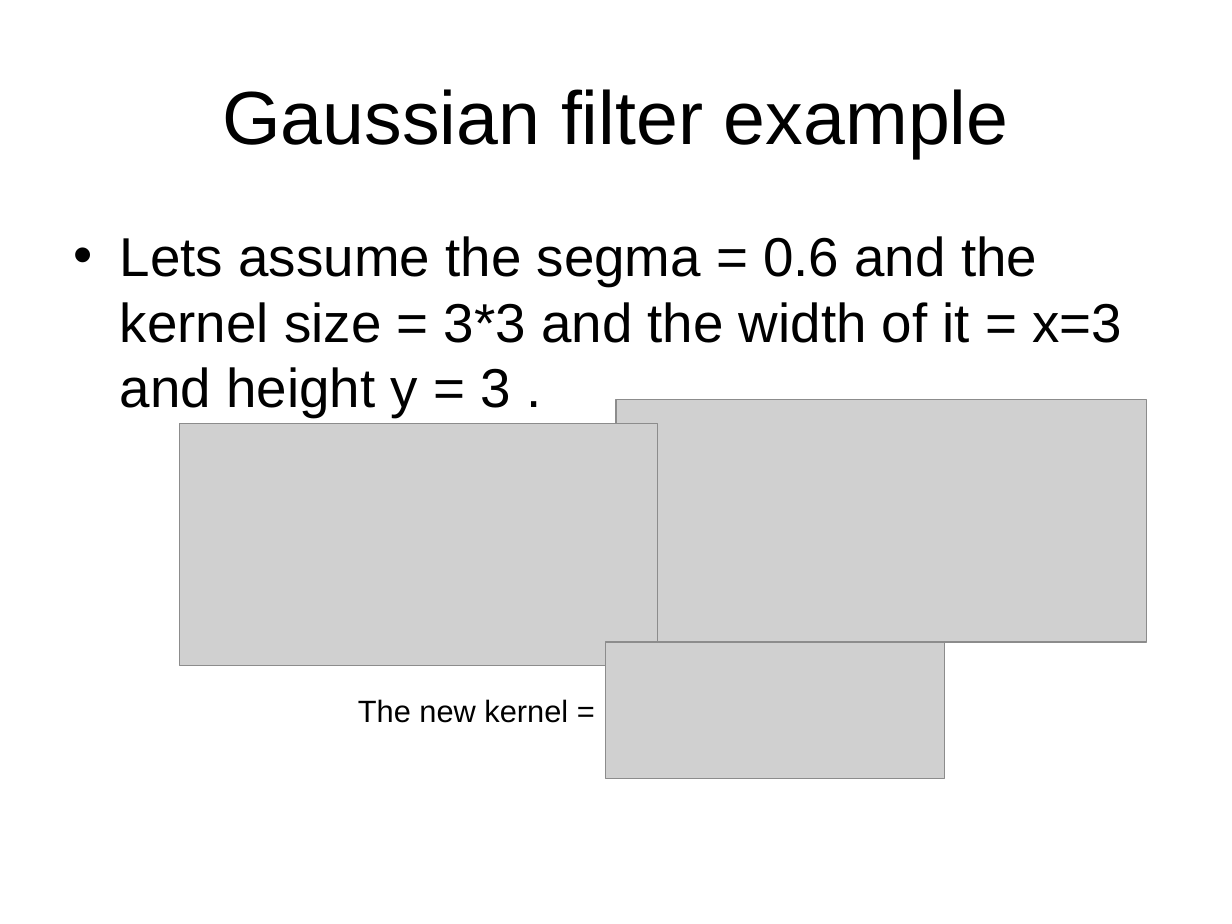
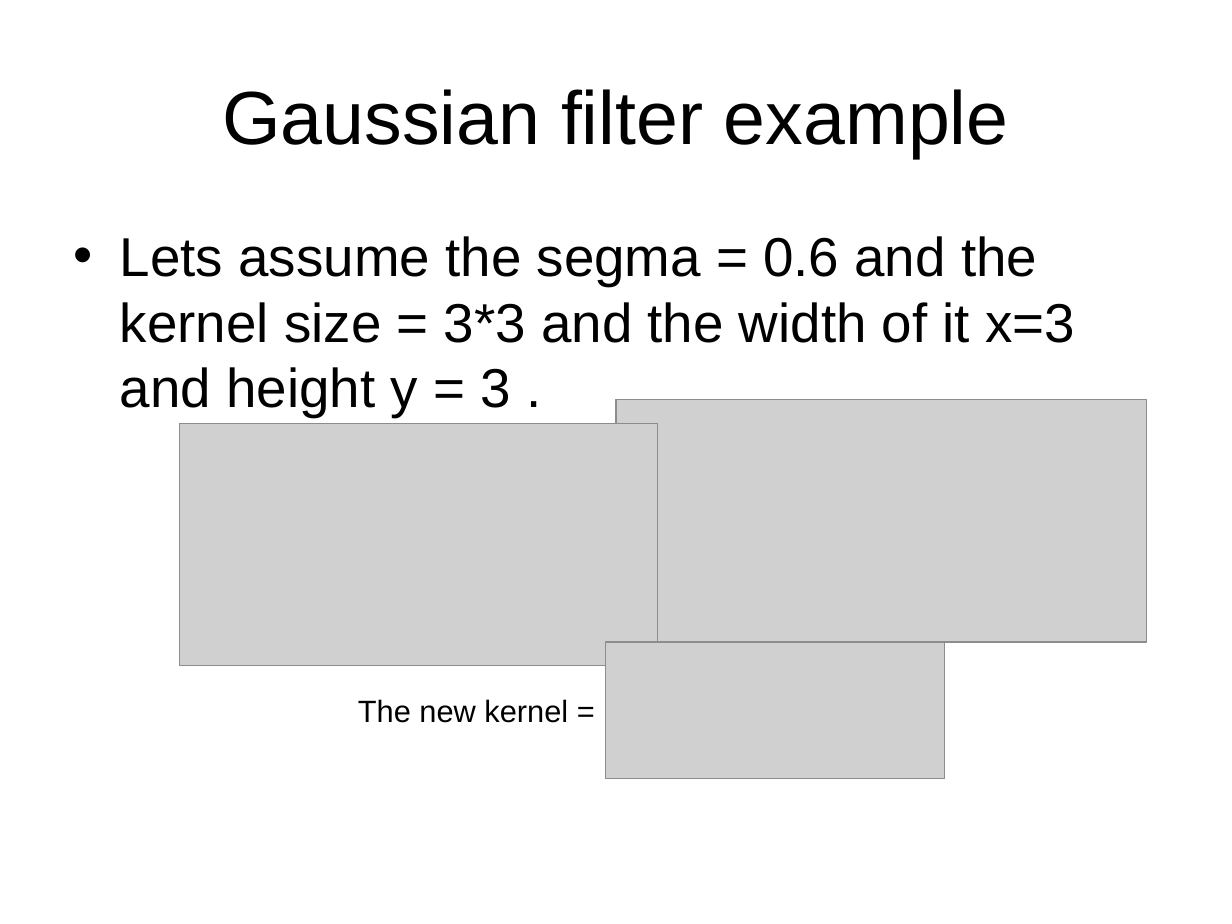
Before and after one commit to Professor93M/Gaussian_Filter_Matlab, a slide deck: slide 9 of Gaussian filter.ppt. Drawn at 1232x924 pixels with LibreOffice and Linux fonts; fonts in the diff are those of the drawing; grey boxes stand for pictures; background and template pictures are left out. Boxes give left, top, right and bottom in pixels: in the first picture for what was removed or moved away, otherwise in the second. Text is boxed around its words. In the diff, an @@ line names an element or a change of style, - is before the commit and + after.

```diff
--- a/Gaussian filter.ppt
+++ b/Gaussian filter.ppt
@@ text at box(120, 236, 1075, 417): text changed @@
-• Lets assume the segma = 0.6 and the kernel size = 3*3 and the width of it = x=3 and height y = 3 .
+• Lets assume the segma = 0.6 and the kernel size = 3*3 and the width of it x=3 and height y = 3 .
```
Also in this commit, not shown: 3 other slides changed.
